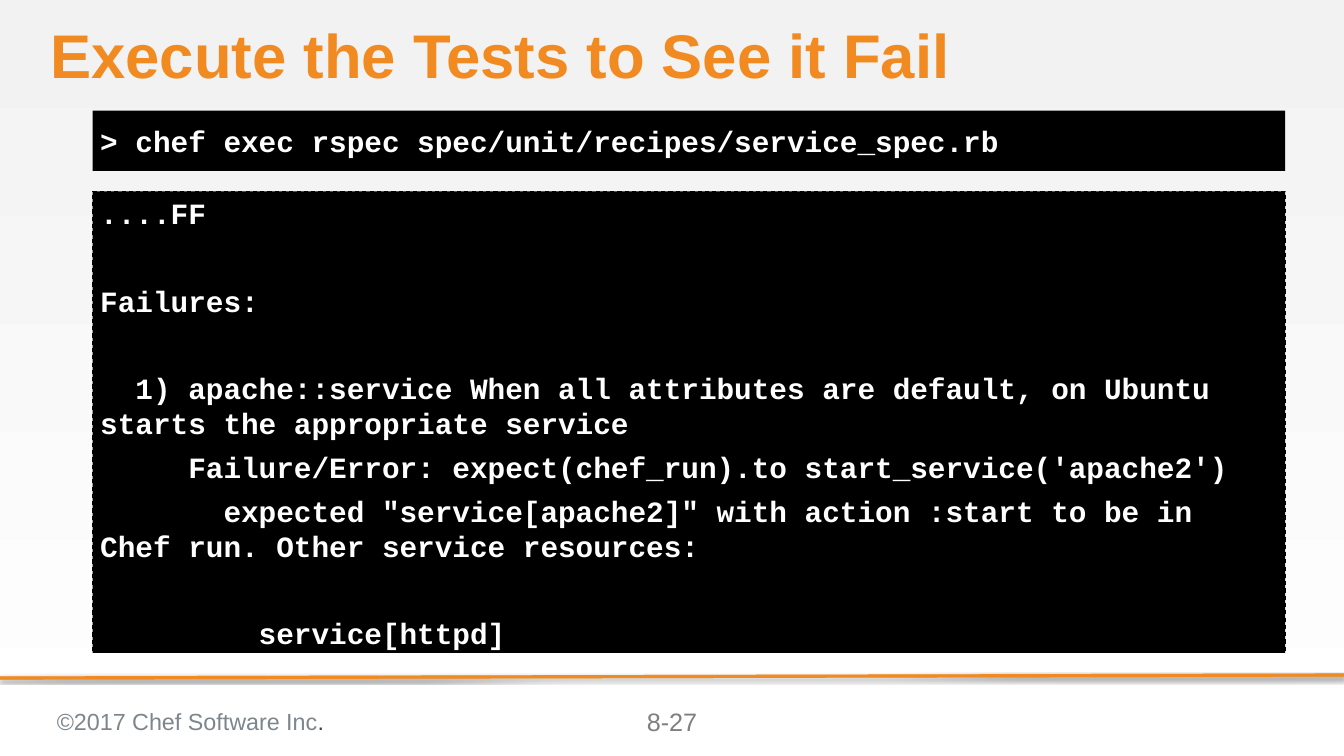
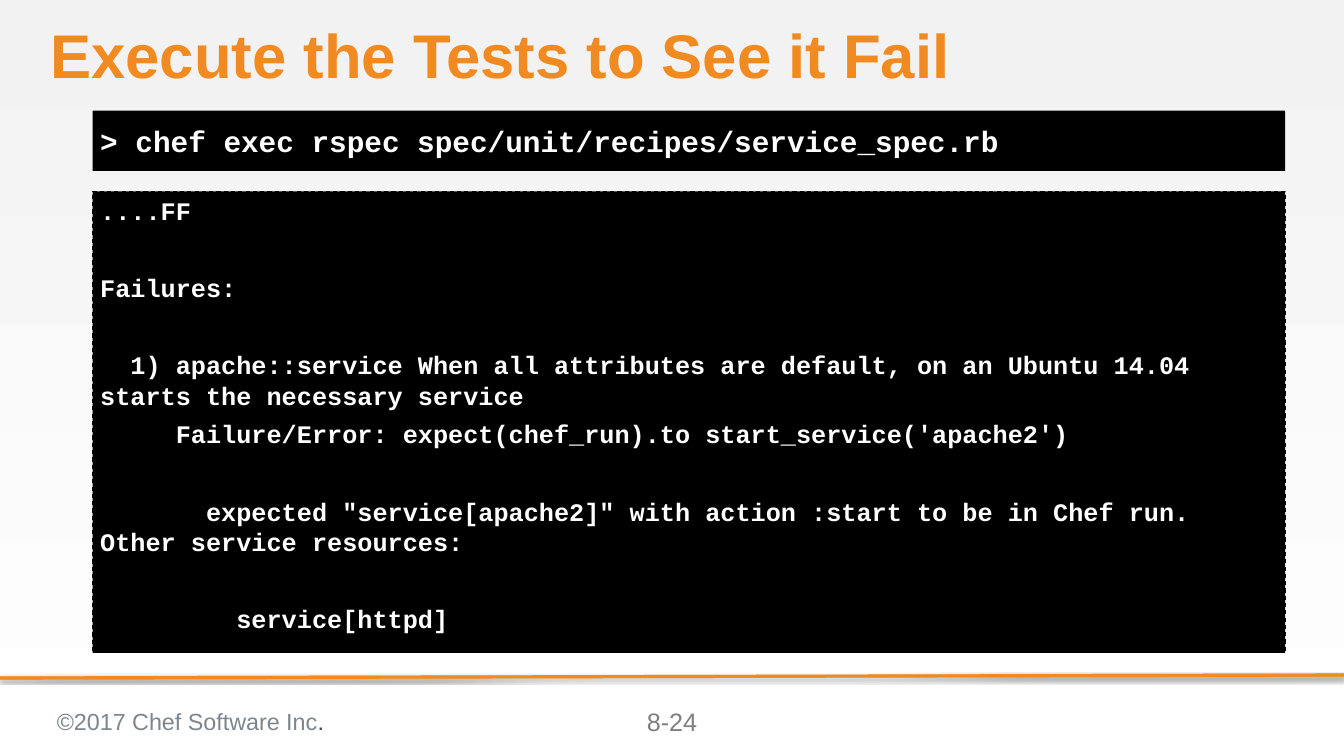
Before and after one commit to ericheiser/chef-intermediate, a slide deck: slide 24 of 08-refactoring_for_multiple_platforms.pptx (slide 27 before the commit). Drawn at 1344x756 pixels with LibreOffice and Linux fonts; fonts in the diff are those of the drawing; background and template pictures are left out. Boxes give left, top, right and bottom in pixels: in the first picture for what was removed or moved away, otherwise in the second. Text is boxed around its words. In the diff, an @@ line names an element or a change of style, - is before the commit and + after.

```diff
--- a/08-refactoring_for_multiple_platforms.pptx
+++ b/08-refactoring_for_multiple_platforms.pptx
@@ text at [100,203,1190,634]: size 28 to 24 pt in "....FF", "Failures:", "Failure/Error: expect(chef_run).to start_service('apache2')", "expected "service[apache2]" with action :start to be ..." and 1 more places @@
@@ text at [100,356,1190,411]: text changed; size 28 to 24 pt @@
-1) apache::service When all attributes are default, on Ubuntu starts the appropriate service
+1) apache::service When all attributes are default, on an Ubuntu 14.04 starts the necessary service
@@ page number at [647,713,697,731]: text changed @@
-8-27
+8-24
```
Also in this commit, not shown: 15 other slides changed, 3 slides removed.
